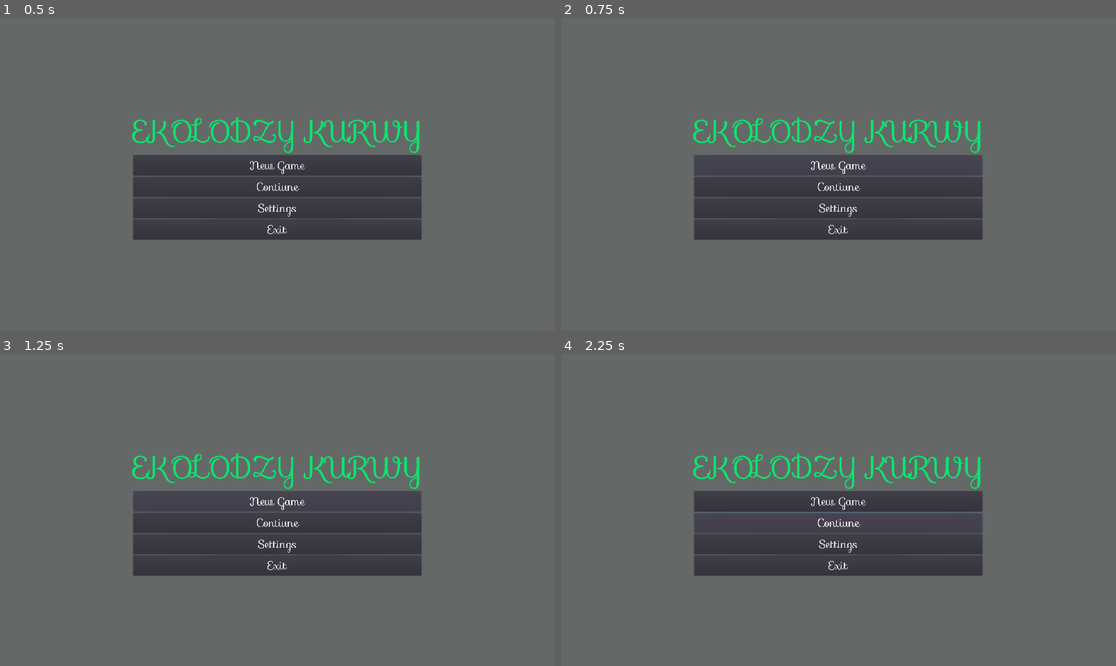
Above: before the commit, frames 1-4 (two rows, left to right).
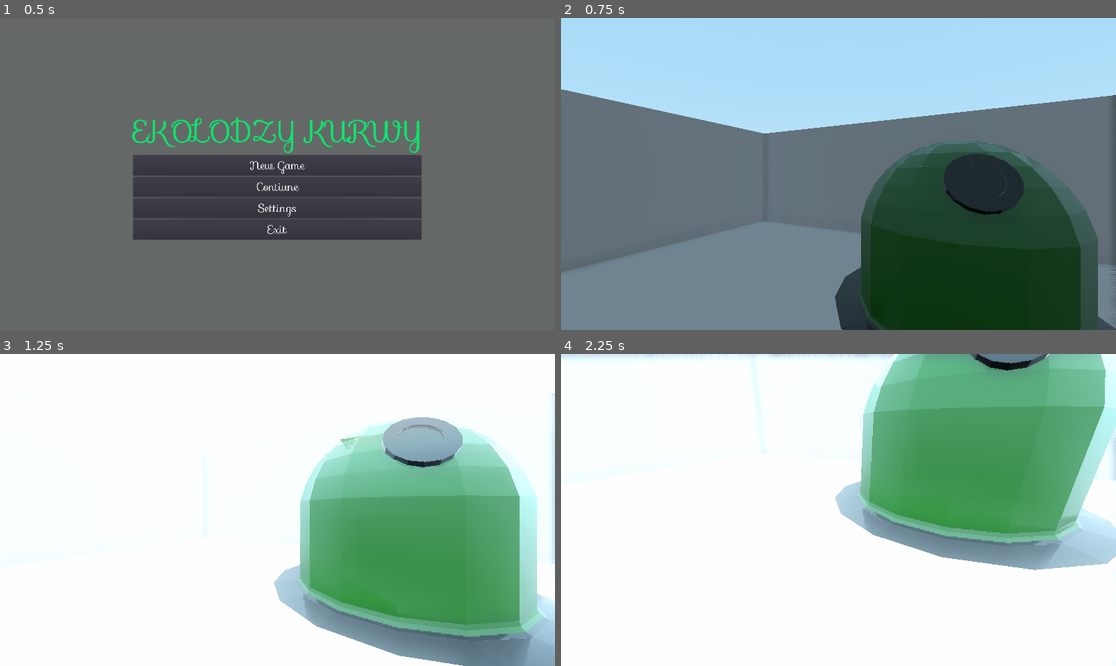
Above: after the commit, the same moments.

Repository: mnkisala/ggez
Game: Godot game, scene res://Scenes/MainSceneOpener.tscn
Two runs of this game, one before a commit and one after it. Both use one fixed random seed, a clock stepped at 60 frames per second and the inputs below.
Inputs (mouse positions are in pixels of both pictures, inside the frame that each line leads up to):
- Up to frame 1 (0.5 s): no input
- Up to frame 2 (0.75 s): click "New Game" at 0.5 s
- Up to frame 3 (1.25 s): no input
- Up to frame 4 (2.25 s): click (838, 500) at 1.25 s, where only the run before the commit has a clickable "New Game"; click (838, 522) at 2 s, where only the run before the commit has a clickable "Contiune"

Frame 1 is identical in both runs. In frame 2, 77% of the frame differs, in the area x 0-100%, y 0-100%; in frame 3, 100%; in frame 4, 100%.
Error before the commit: Assertion failed. (res://Scripts/MainSceneOpener/ButtonNewGame.gd:5)

Commit message:
Napraw przycisk nowej gry
Po zmianie nazwy "Scene1.tscn" na "TestLevel.tscn"

Diff:
--- a/Scripts/MainSceneOpener/ButtonNewGame.gd
+++ b/Scripts/MainSceneOpener/ButtonNewGame.gd
@@ -2,4 +2,4 @@
 
 
 func _on_ButtonNewGame_pressed():
-	assert(get_tree().change_scene("res://Scenes/Scene1.tscn") == OK)
+	assert(get_tree().change_scene("res://Scenes/Levels/TestLevel.tscn") == OK)
